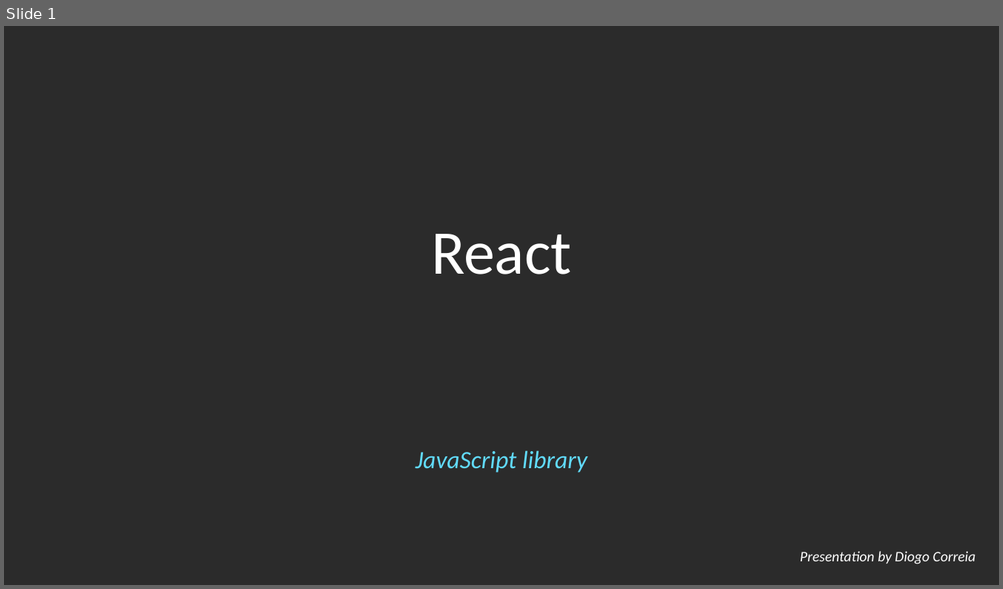
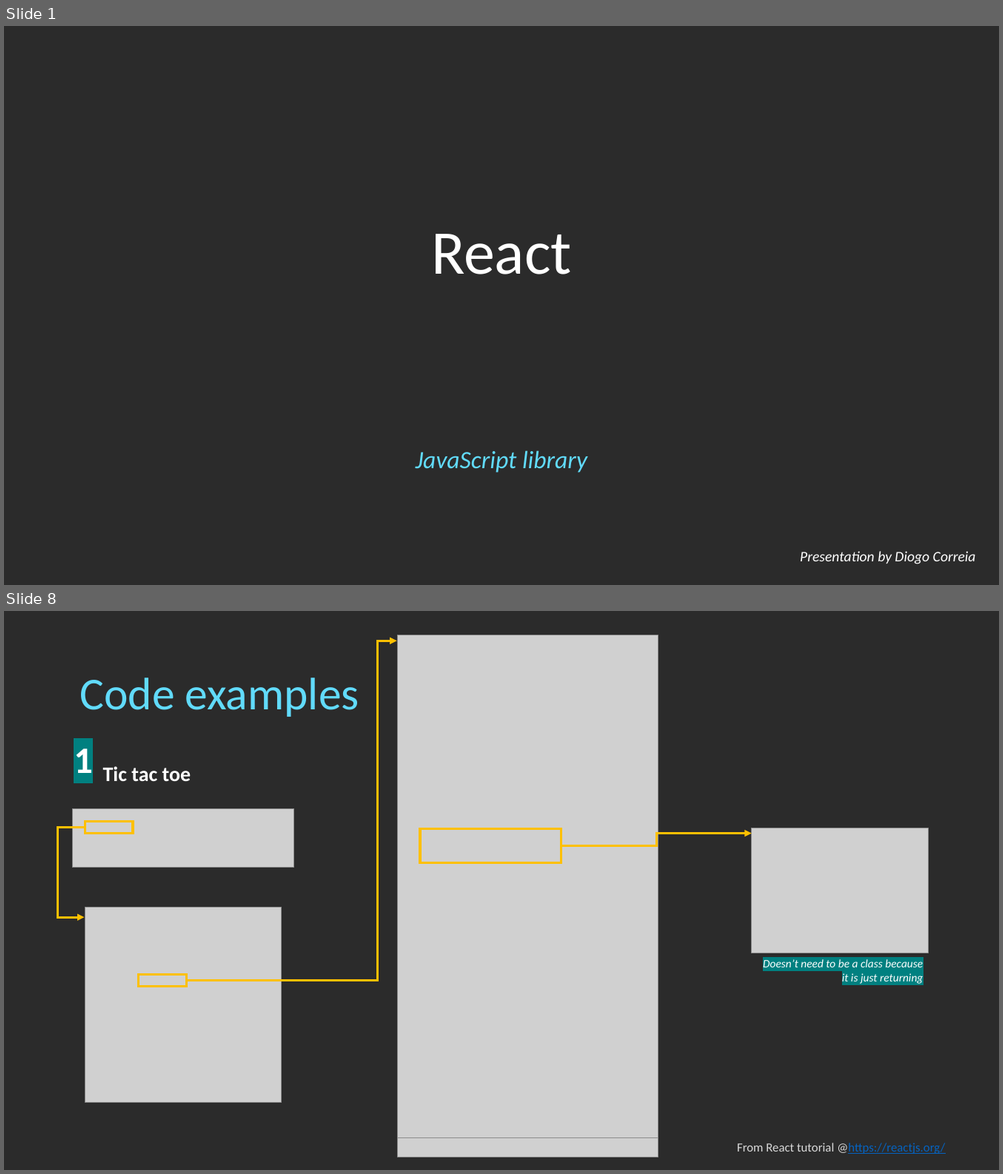
Before and after one commit to digas99/pirple-kuwtjs, a slide deck: project-2/Pirple - Project 2.pptx. Shown one above the other, each under a label of ours: slide 1 before the commit, slides 1 and 8 after it; the slides between them are not shown. The pictures are 1003x589 and 1003x1174 pixels, drawn with LibreOffice and Linux fonts; fonts in the diff are those of the drawing; grey boxes stand for pictures; background and template pictures are left out; a plain dark background stands for a picture behind light text. Boxes give left, top, right and bottom in pixels: in the first picture for what was removed or moved away, otherwise in the second. Text is boxed around its words. In the diff, an @@ line names an element or a change of style, - is before the commit and + after.

Commit message:
updated ppt presentation, only two code examples left

```diff
--- a/project-2/Pirple - Project 2.pptx
+++ b/project-2/Pirple - Project 2.pptx
@@ slide 8 added at (4, 611, 999, 1170), background picture (left out) @@
@@ elbow line added from (186, 980) to (377, 641), #FFC000 2.25 pt @@
@@ arrow added from (376, 641) to (396, 641), #FFC000 2.25 pt @@
@@ picture added at (397, 635, 657, 1142) @@
@@ title added at (79, 678, 359, 717), 44 pt, text #61DBFB @@
+Code examples
@@ text added at (74, 749, 93, 773), 36 pt, text #FFFFFF, bold @@
+1
@@ text added at (103, 766, 191, 781), 20 pt, text #FFFFFF, bold @@
+Tic tac toe
@@ picture added at (73, 809, 294, 868) @@
@@ elbow line added from (85, 827) to (58, 917), #FFC000 2.25 pt @@
@@ rectangle added at (85, 821, 132, 833), outline #FFC000 2.25 pt @@
@@ rectangle added at (421, 829, 561, 863), outline #FFC000 2.25 pt @@
@@ picture added at (751, 828, 928, 954) @@
@@ elbow arrow added from (561, 846) to (751, 833), #FFC000 2.25 pt @@
@@ arrow added from (57, 917) to (85, 917), #FFC000 2.25 pt @@
@@ picture added at (85, 908, 282, 1102) @@
@@ text added at (762, 960, 922, 984), 11 pt, text #FFFFFF, italic @@
+Doesn’t need to be a class because it is just returning
@@ rectangle added at (138, 974, 186, 986), outline #FFC000 2.25 pt @@
@@ picture added at (397, 1139, 657, 1158) @@
@@ text added at (737, 1143, 945, 1154), 12 pt, text #0563C1, underline @@
+From React tutorial @https://reactjs.org/
```
Also in this commit, not shown: 5 slides changed, 3 other slides added, 1 slide removed.
